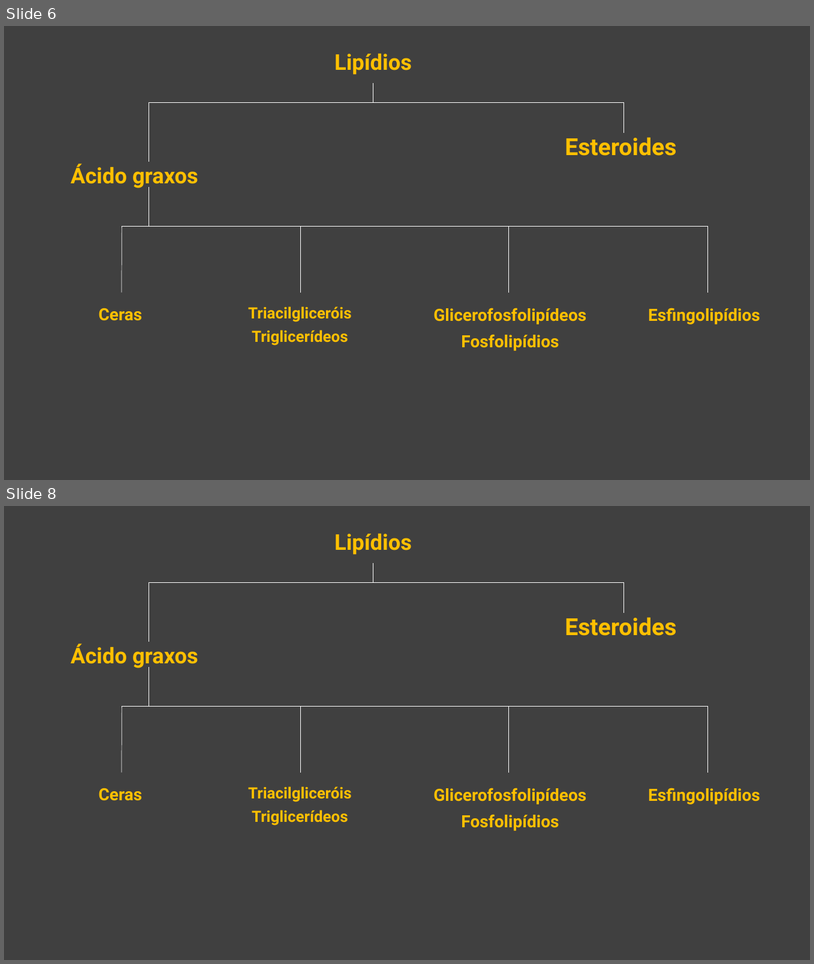
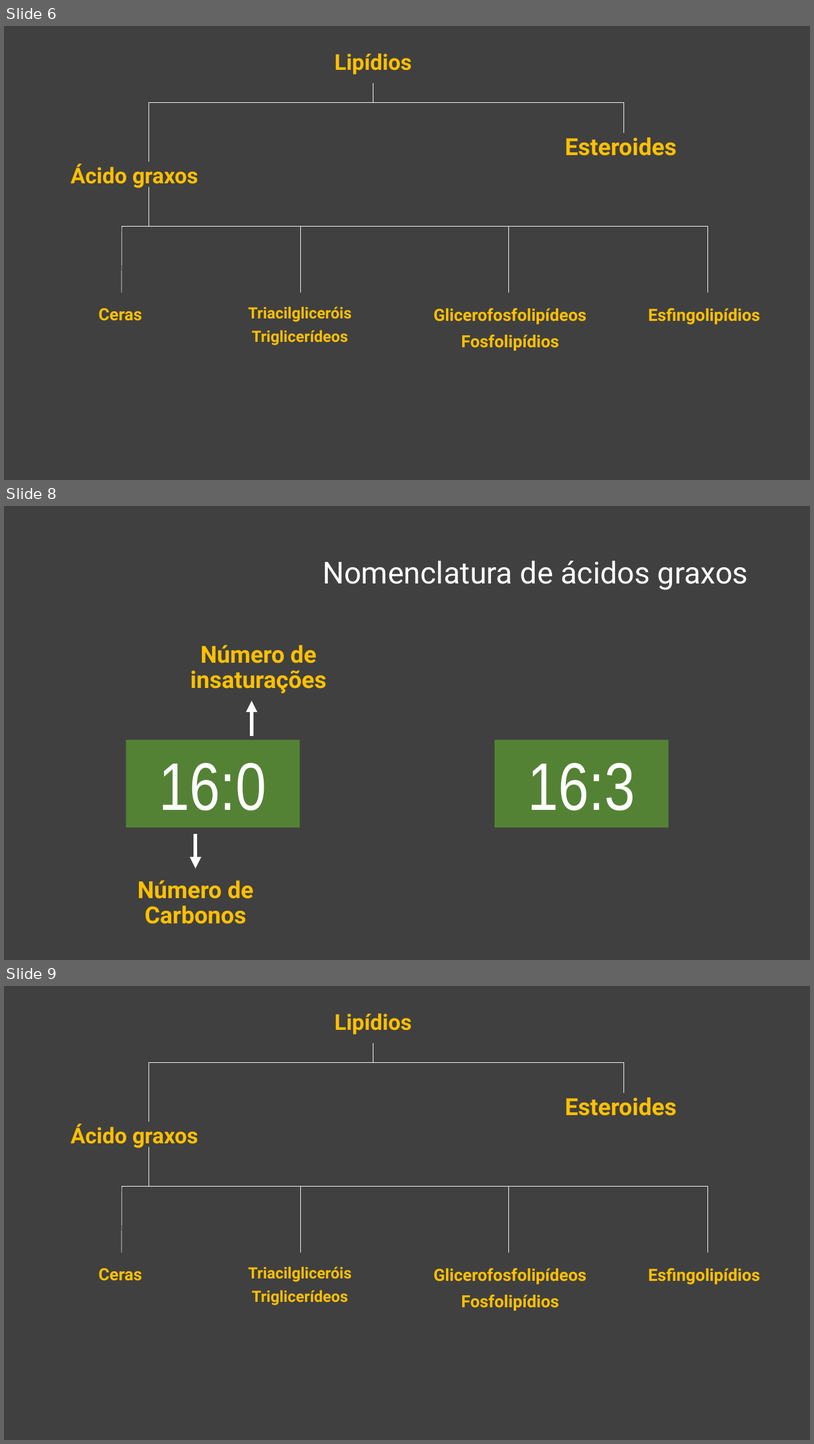
Before and after one commit to daniloasdotcom/Bioquimica-com-Danilo, a slide deck: static/aulas/introducao_lipidios.pptx. Shown one above the other, each under a label of ours: slides 6 and 8 before the commit, slides 6, 8 and 9 after it; the slides between them are not shown. The pictures are 814x964 and 814x1444 pixels, drawn with LibreOffice and Linux fonts; fonts in the diff are those of the drawing. Boxes give left, top, right and bottom in pixels: in the first picture for what was removed or moved away, otherwise in the second. Text is boxed around its words. In the diff, an @@ line names an element or a change of style, - is before the commit and + after.

```diff
--- a/static/aulas/introducao_lipidios.pptx
+++ b/static/aulas/introducao_lipidios.pptx
@@ slide 8 added at [4,506,810,960], background #404040 @@
@@ title added at [323,561,749,590], 36 pt, text #FFFFFF @@
+Nomenclatura de ácidos graxos
@@ text added at [191,645,327,693], 28 pt, text #FFC000, bold @@
+Número de insaturações
@@ arrow added from (252, 736) to (252, 701), #FFFFFF 4.5 pt @@
@@ rectangle added at [126,739,300,827], fill #548235, 80 pt, text #FFFFFF @@
+16:0
@@ rectangle added at [495,739,669,827], fill #548235, 80 pt, text #FFFFFF @@
+16:3
@@ arrow added from (196, 834) to (196, 868), #FFFFFF 4.5 pt @@
@@ text added at [138,880,254,924], 28 pt, text #FFC000, bold @@
+Número de Carbonos
@@ what was slide 8 is now slide 9 @@
```
Also in this commit, not shown: 1 slide changed, 1 other slide added, 1 slide removed, 8 other files.
